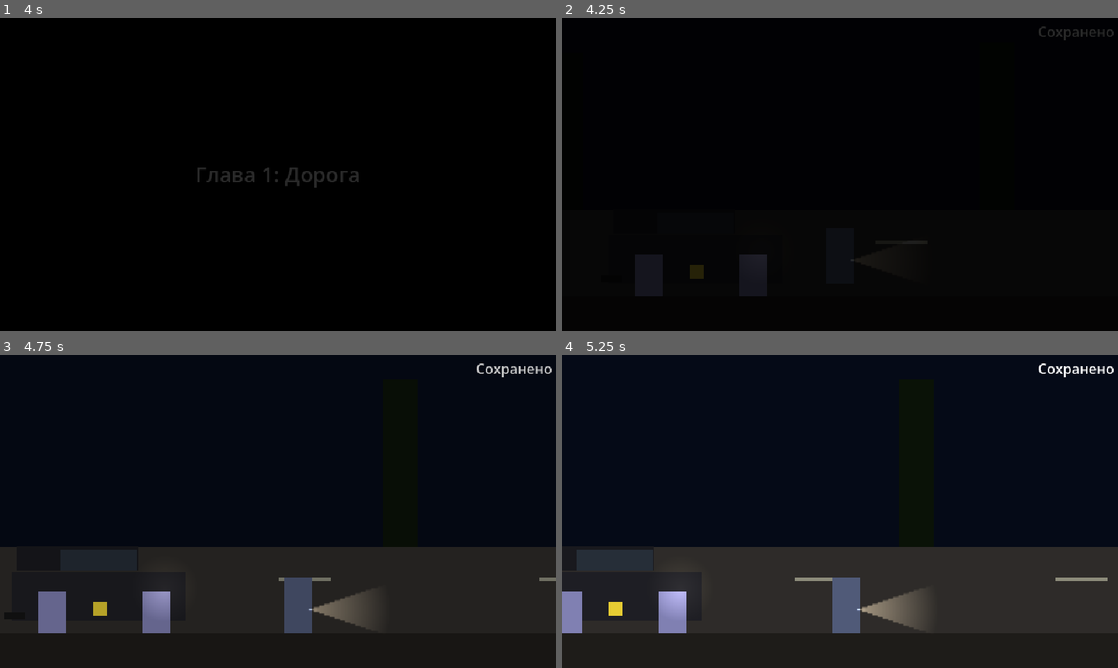
Above: before the commit, frames 1-4 (two rows, left to right).
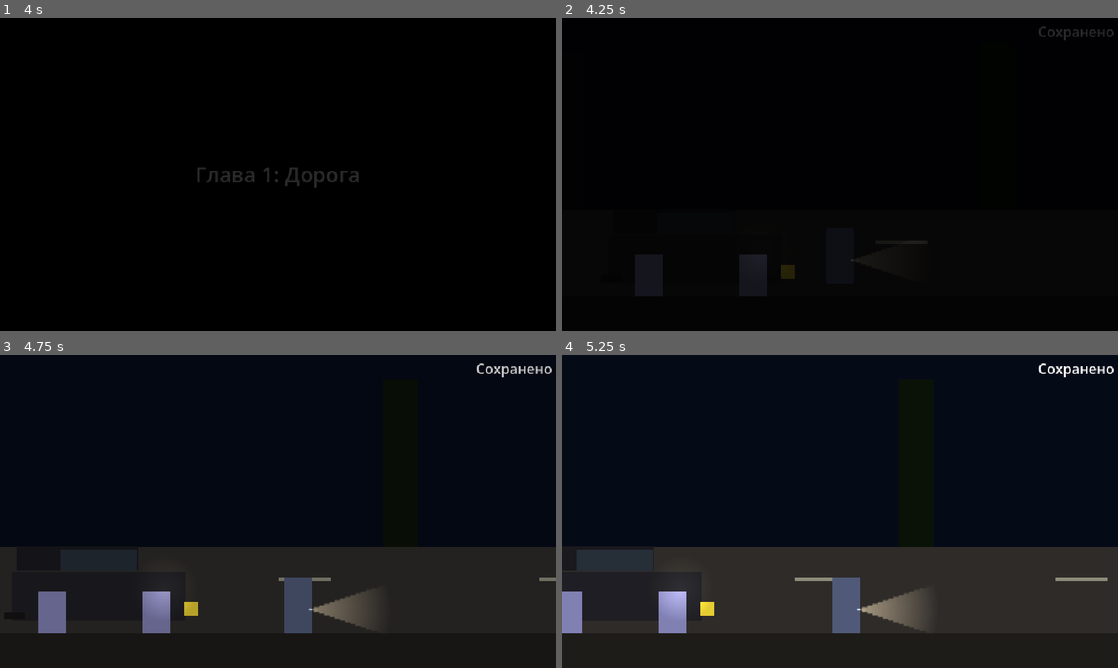
Above: after the commit, the same moments.

Repository: PNVDEVOPS/balagan_game
Game: Godot game, scene res://scenes/ui/main_menu.tscn
The game is run twice, just before and just after one commit, with the same random seed, the same clock (stepped at 60 frames per second) and the same inputs.
Inputs (mouse positions are in pixels of both pictures, inside the frame that each line leads up to):
- Up to frame 1 (4 s): click "Новая игра" at 0.5 s; tap Enter at 1.25, 2.75 s; move the mouse to (400, 158) at 1.27 s; hold D (move_right) 1.28-2 s; hold Space (advance_dialogue) 1.28-2 s; click (400, 158) at 1.42 s; drag from (166, 190) to (250, 237) at 2.02 s; move the mouse to (333, 105) at 2.77 s; hold A (move_left) 2.78-3.5 s; hold Q (hide) 2.78-3.5 s; tap Space (advance_dialogue) at 3.5 s; drag from (250, 237) to (111, 127) at 3.52 s
- Up to frame 2 (4.25 s): no input
- Up to frame 3 (4.75 s): move the mouse to (444, 558) at 4.27 s; hold D (move_right) from 4.28 s (still down); hold Shift (run) from 4.28 s (still down)
- Up to frame 4 (5.25 s): release D (move_right) at 5 s; release Shift (run) at 5 s; drag from (673, 464) to (634, 608) at 5.02 s

Frame 1 is identical in both runs. In frame 2, 0.2% of the frame differs, in the area x 23-42%, y 78-84%; in frame 3, 0.2%; in frame 4, 0.2%.

Commit message:
fix: flashlight accessible + no battery drain
Moved FlashlightPickable from x=215 to x=320 — it was inside the
car collision box (x=113-313) making it unreachable. Set DRAIN_RATE=0
so flashlight stays at full brightness permanently.

Co-Authored-By: Claude Sonnet 4.6 <noreply@anthropic.com>

Diff:
--- a/scenes/rooms/room_highway.tscn
+++ b/scenes/rooms/room_highway.tscn
@@ -233,7 +233,7 @@
 position = Vector2(280, 660)
 
 [node name="FlashlightPickable" parent="." unique_id=654321987 instance=ExtResource("6_pick")]
-position = Vector2(215, 640)
+position = Vector2(320, 640)
 interaction_text = "Взять фонарь"
 item_id = "flashlight"
 item_name = "Фонарь"
--- a/scripts/player/flashlight.gd
+++ b/scripts/player/flashlight.gd
@@ -6,7 +6,7 @@
 signal qte_failure()
 
 const MAX_CHARGE := 100.0
-const DRAIN_RATE := 2.2
+const DRAIN_RATE := 0.0
 const CRANK_AMOUNT := 8.0
 const QTE_DRAIN_RATE := 15.0
 const QTE_CHARGE_PER_PRESS := 6.0
